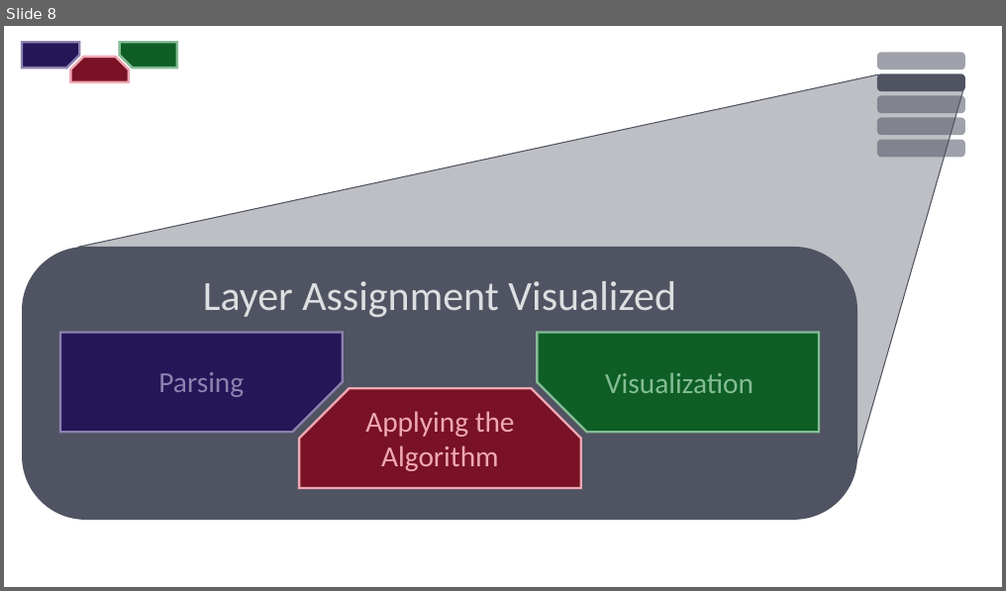
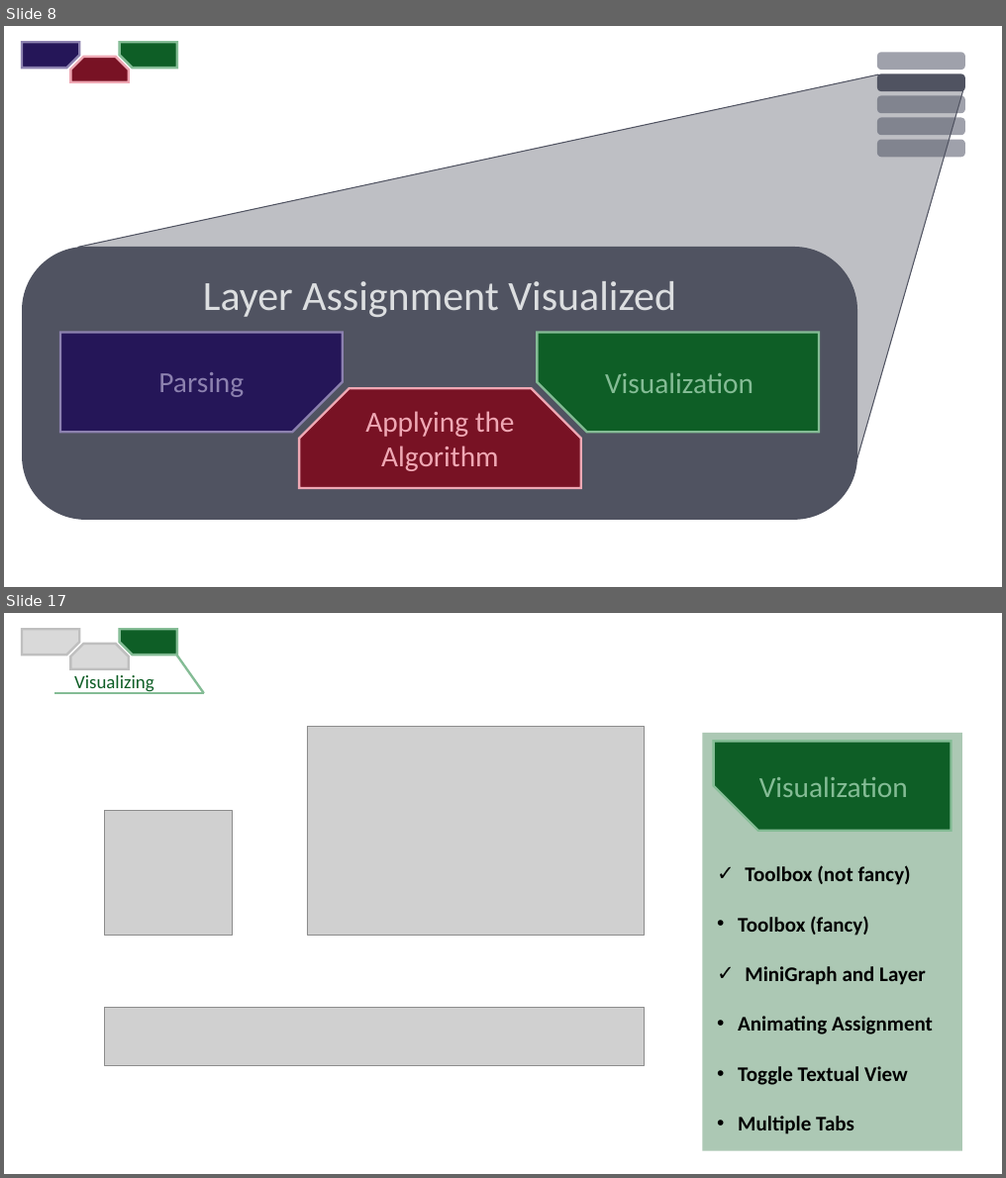
Before and after one commit to fryLA/LAProject, a slide deck: DokuLayerAssignment/ZwischenPräsentation.pptx. Shown one above the other, each under a label of ours: slide 8 before the commit, slides 8 and 17 after it; the slides between them are not shown. The pictures are 1006x591 and 1006x1178 pixels, drawn with LibreOffice and Linux fonts; fonts in the diff are those of the drawing; grey boxes stand for pictures. Boxes give left, top, right and bottom in pixels: in the first picture for what was removed or moved away, otherwise in the second. Text is boxed around its words. In the diff, an @@ line names an element or a change of style, - is before the commit and + after.

```diff
--- a/DokuLayerAssignment/ZwischenPräsentation.pptx
+++ b/DokuLayerAssignment/ZwischenPräsentation.pptx
@@ slide 17 added at [4,613,1002,1174], background #FFFFFF @@
@@ snip rect added at [22,630,79,655], fill #D9D9D9, outline #BFBFBF 2.25 pt @@
@@ snip rect added at [119,630,177,655], fill #0E5E26, outline #84BC95 2.25 pt @@
@@ snip same rect added at [70,644,129,669], fill #D9D9D9, outline #BFBFBF 2.25 pt @@
@@ line added from (177, 655) to (204, 693), #84BC95 2.25 pt @@
@@ line added from (54, 693) to (204, 693), #84BC95 2.25 pt @@
@@ text added at [74,675,154,693], 18 pt, text #0E5E26 @@
+Visualizing
@@ picture added at [307,727,645,935] @@
@@ rectangle added at [703,733,962,1152], fill #0E5E26 at 34% opacity, 20 pt, text #000000, bold @@
+✓ Toolbox (not fancy)
+• Toolbox (fancy)
+✓ MiniGraph and Layer
+• Animating Assignment
+• Toggle Textual View
+• Multiple Tabs
@@ snip rect added at [714,741,951,831], fill #0E5E26, outline #84BC95 2.25 pt @@
@@ text added at [759,776,908,797], 28 pt, text #84BC95 @@
+Visualization
@@ picture added at [105,811,233,935] @@
@@ picture added at [105,1008,645,1065] @@
```
Also in this commit, not shown: 5 slides changed, 4 other slides added, 1 slide removed, 1 other file.
